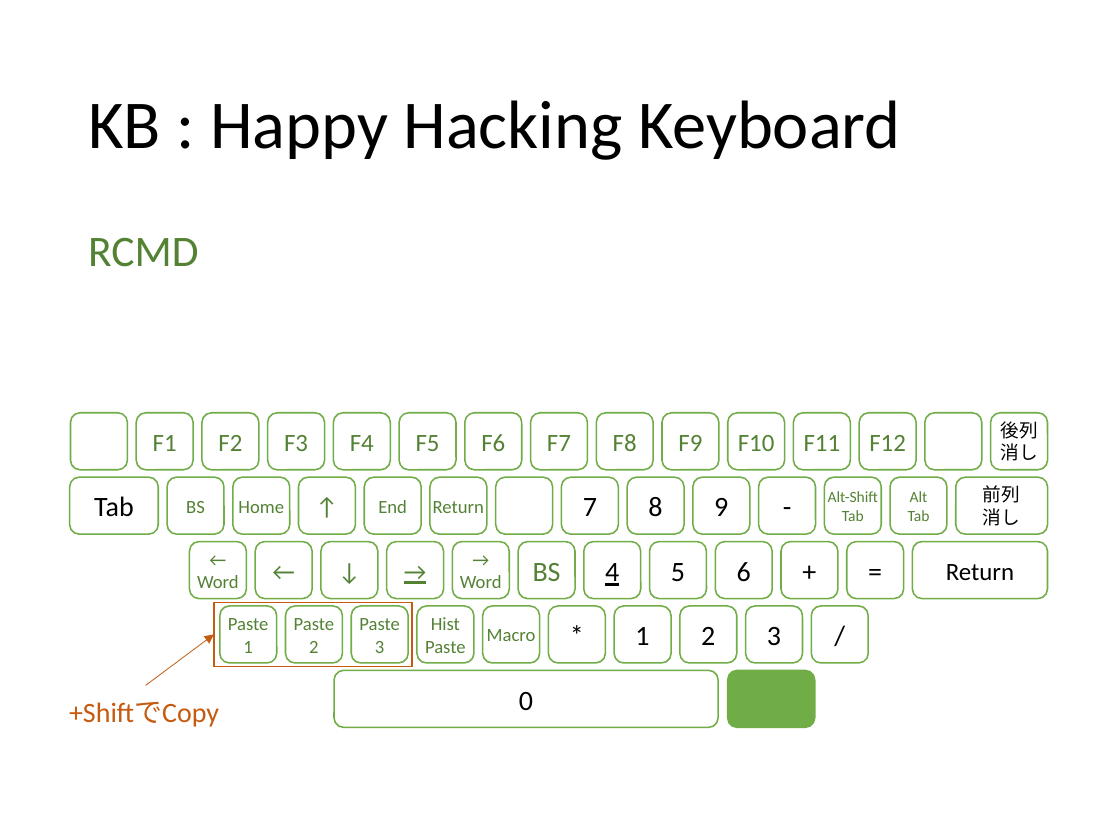
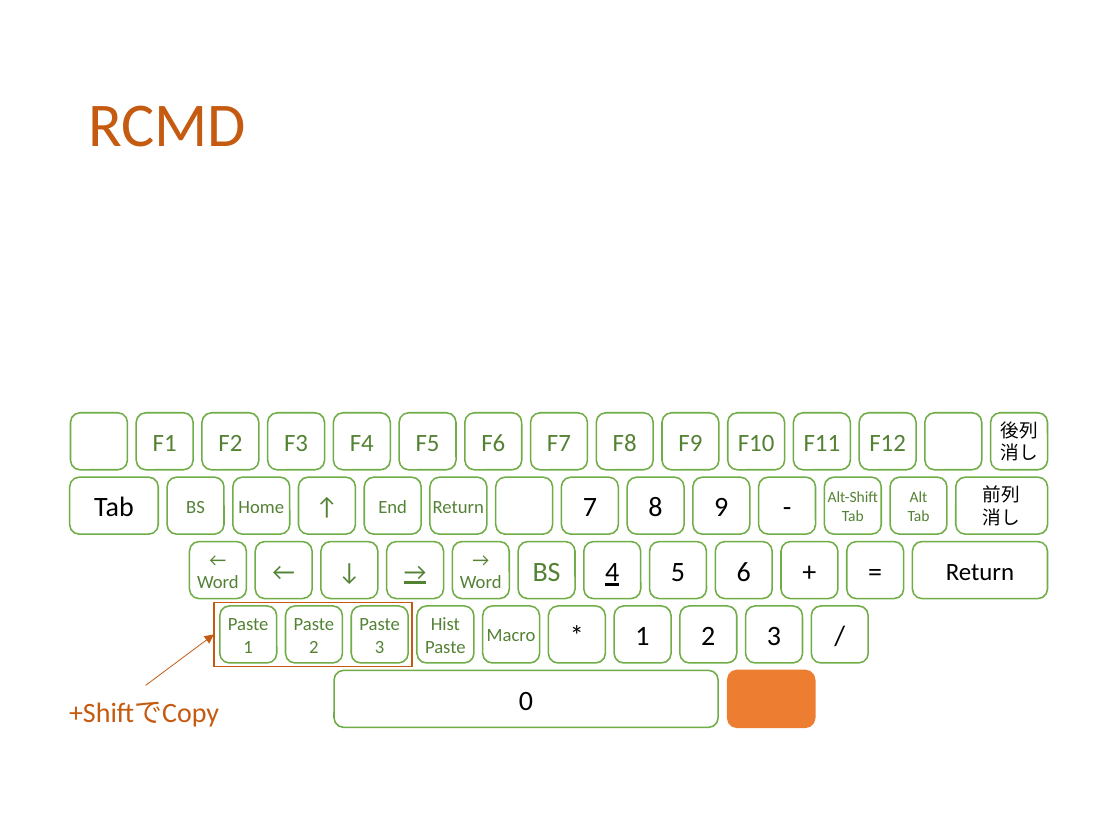
Before and after one commit to ittooo66/myAHK, a slide deck: slide 5 of MANUAL.pptx. Drawn at 1120x840 pixels with LibreOffice and Linux fonts; fonts in the diff are those of the drawing. Boxes give left, top, right and bottom in pixels: in the first picture for what was removed or moved away, otherwise in the second. Text is boxed around its words. In the diff, an @@ line names an element or a change of style, - is before the commit and + after.

```diff
--- a/MANUAL.pptx
+++ b/MANUAL.pptx
@@ title at bbox=[88, 105, 246, 147]: text changed; size 44 to 40 pt; text colour #000000 to #C55A11 @@
-KB : Happy Hacking Keyboard
+RCMD
@@ text removed at bbox=[88, 237, 198, 267] @@
-RCMD
@@ rounded rectangle at bbox=[728, 671, 815, 728]: fill #70AD47 to #ED7D31; outline #70AD47 1 pt to #ED7D31 1 pt @@
```
Also in this commit, not shown: 11 other slides changed, 1 slide added.
